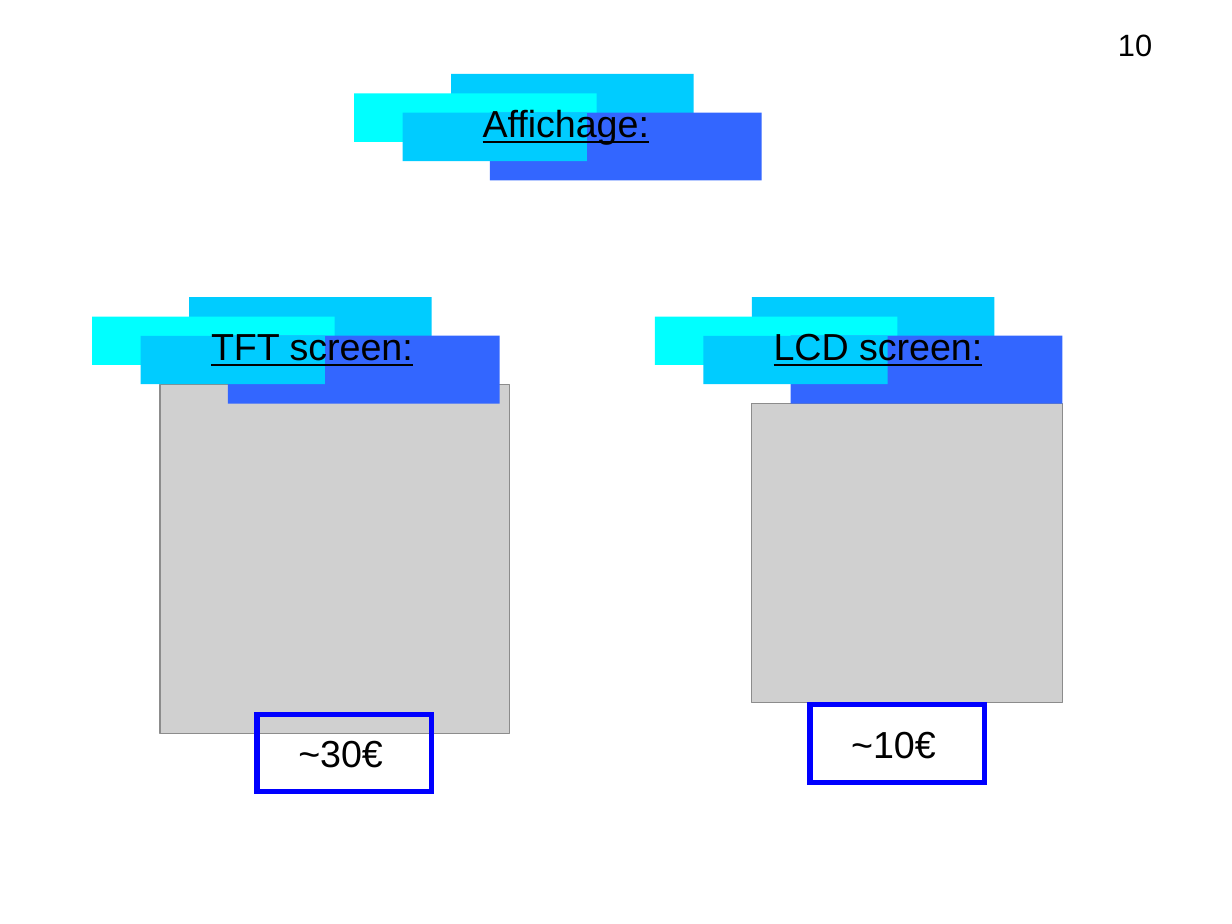
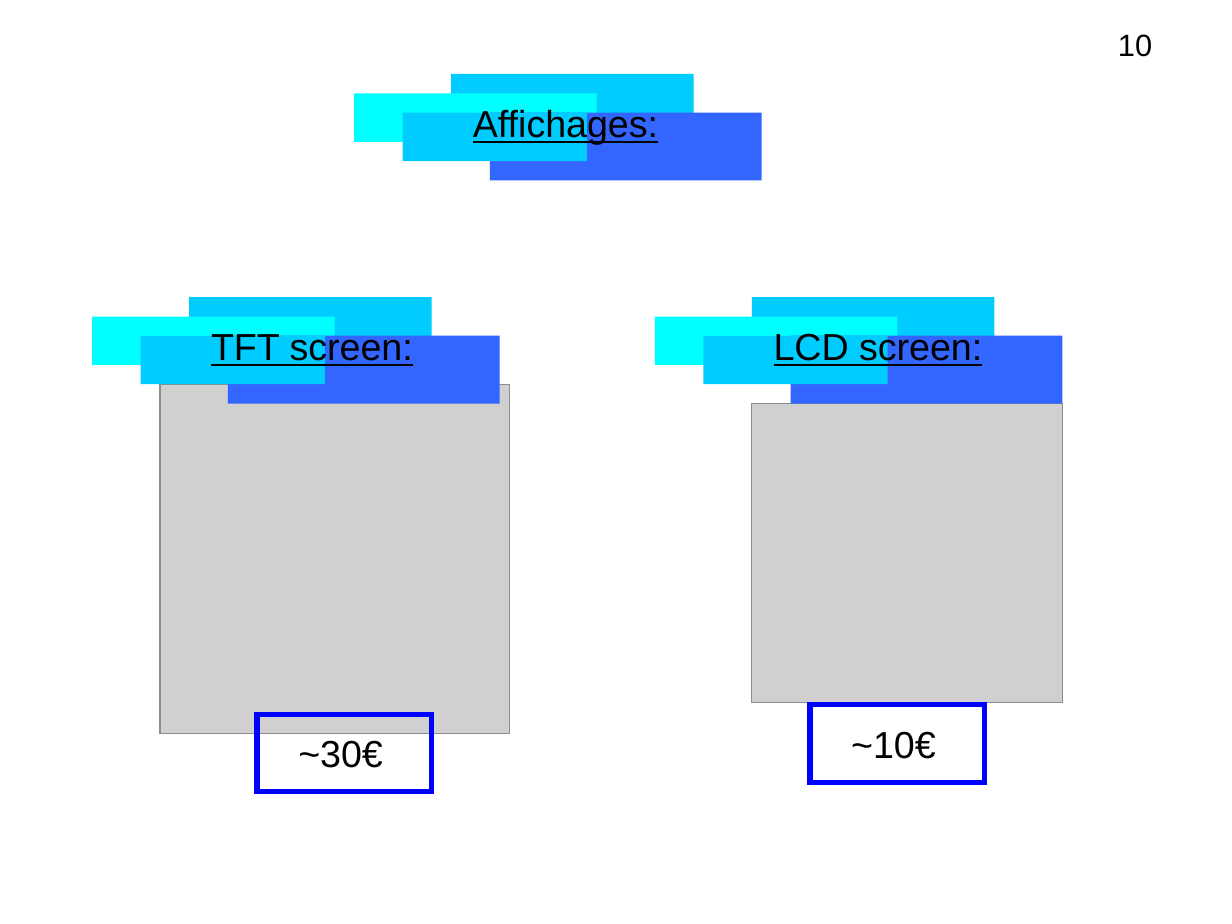
Before and after one commit to lesliesam96/Projet-STI2D, a slide deck: slide 10 of hugo/diapo_R2.odp. Drawn at 1232x924 pixels with LibreOffice and Linux fonts; fonts in the diff are those of the drawing; grey boxes stand for pictures. Boxes give left, top, right and bottom in pixels: in the first picture for what was removed or moved away, otherwise in the second. Text is boxed around its words. In the diff, an @@ line names an element or a change of style, - is before the commit and + after.

```diff
--- a/hugo/diapo_R2.odp
+++ b/hugo/diapo_R2.odp
@@ text at box(473, 107, 658, 144): text changed @@
-Affichage:
+Affichages:
```
Also in this commit, not shown: 9 other slides changed.
